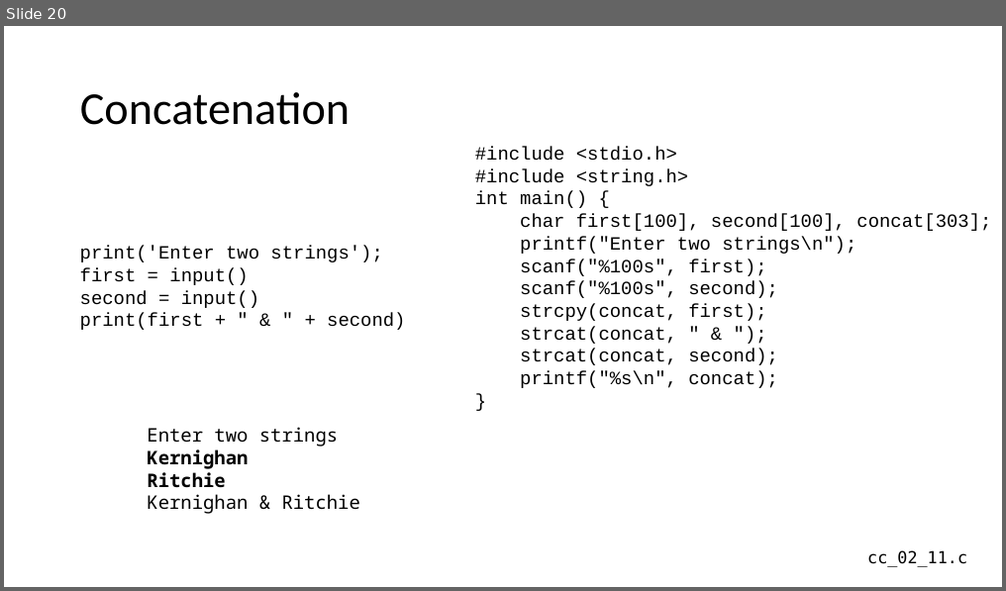
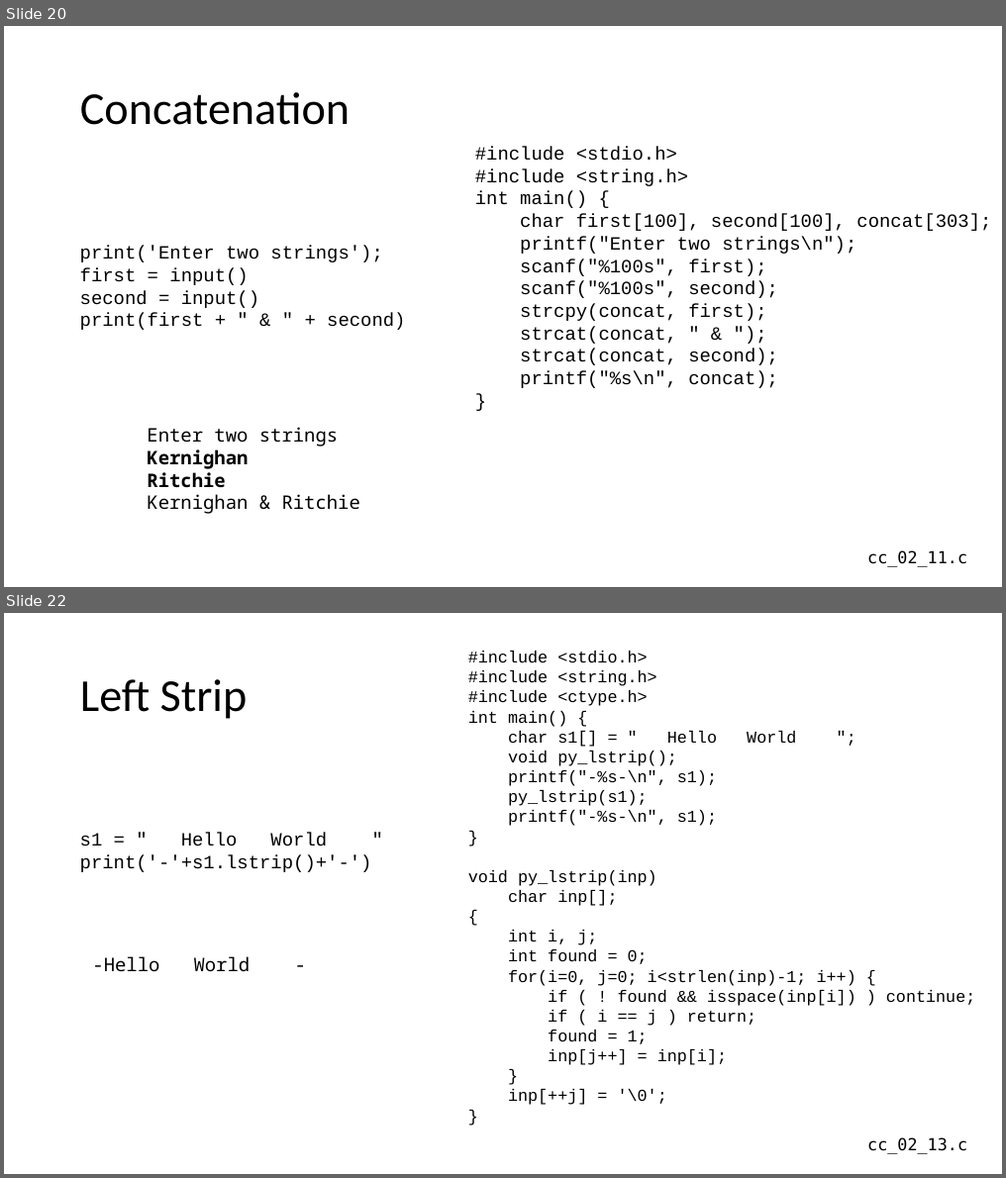
Before and after one commit to csev/cc4e, a slide deck: lectures/CC-02-Python.pptx. Shown one above the other, each under a label of ours: slide 20 before the commit, slides 20 and 22 after it; the slides between them are not shown. The pictures are 1006x591 and 1006x1178 pixels, drawn with LibreOffice and Linux fonts; fonts in the diff are those of the drawing. Boxes give left, top, right and bottom in pixels: in the first picture for what was removed or moved away, otherwise in the second. Text is boxed around its words. In the diff, an @@ line names an element or a change of style, - is before the commit and + after.

```diff
--- a/lectures/CC-02-Python.pptx
+++ b/lectures/CC-02-Python.pptx
@@ slide 22 added at [4, 613, 1002, 1174], background #FFFFFF @@
@@ text added at [468, 651, 975, 1105], 16 pt, text #000000 @@
+#include <stdio.h>
+#include <string.h>
+#include <ctype.h>
+int main() {
+char s1[] = " Hello World ";
+void py_lstrip();
+printf("-%s-\n", s1);
+py_lstrip(s1);
+printf("-%s-\n", s1);
+}
+void py_lstrip(inp)
+char inp[];
+{
+int i, j;
+int found = 0;
+for(i=0, j=0; i<strlen(inp)-1; i++) {
+if ( ! found && isspace(inp[i]) ) continue;
+if ( i == j ) return;
+found = 1;
+inp[j++] = inp[i];
+}
+inp[++j] = '\0';
+}
@@ title added at [80, 679, 248, 719], 44 pt, text #000000 @@
+Left Strip
@@ text added at [80, 833, 372, 872], 18 pt, text #000000 @@
+s1 = " Hello World "
+print('-'+s1.lstrip()+'-')
@@ text added at [92, 957, 251, 972], 18 pt, text #000000 @@
+-Hello World -
@@ text added at [867, 1138, 967, 1155], 16 pt, text #000000 @@
+cc_02_13.c
```
Also in this commit, not shown: 1 other slide added, 2 other files.
